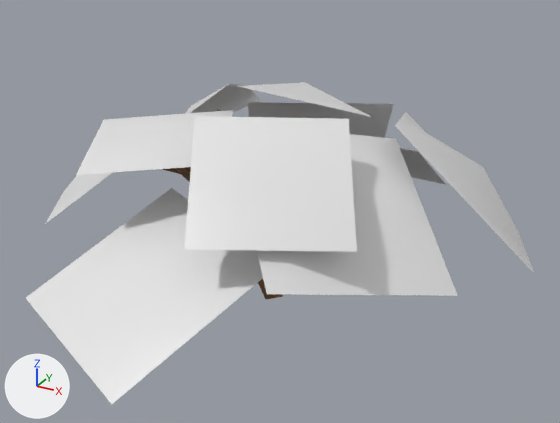
The FBX model HiddenHarmony/Assets/Models/Hub/Fern/FlatFern.fbx: old version first, new version second.
Camera for both pictures: a 50 mm camera at (0.529, -1.006, 0.65) aimed at (-0.052, 0.05, 0.122). Arrows for +X, +Y and +Z are at lower left; the lights stay in place. Where no turn or scale is listed for an object, it has been applied to the vertices.

Before the edit, the objects in view are built like this:
```python
me_plane_032 = bpy.data.meshes.new('Plane.032')
me_plane_032.from_pydata(...)  # 9 vertices, 4 faces; spans x -0.117..0.155, y -0.142..0.165, z -0.021..0.141
me_plane_032.materials.append(mat_lily)  # white #e7e7e7
me_plane_033 = bpy.data.meshes.new('Plane.033')
me_plane_033.from_pydata(...)  # 9 vertices, 4 faces; spans x -0.173..0.173, y -0.155..0.155, z -0.102..0.102
me_plane_033.materials.append(mat_lily)  # white #e7e7e7
me_plane_037 = bpy.data.meshes.new('Plane.037')
me_plane_037.from_pydata(...)  # 9 vertices, 4 faces; spans x -0.154..0.154, y -0.145..0.145, z -0.053..0.053
me_plane_037.materials.append(mat_lily)  # white #e7e7e7
ob_plane_002 = bpy.data.objects.new('Plane.002', me_plane_032)
ob_plane_002.location = (-0.392, -0.026, 0.102)
ob_plane_003 = bpy.data.objects.new('Plane.003', me_plane_033)
ob_plane_003.location = (-0.158, 0.409, 0.135)
ob_plane_007 = bpy.data.objects.new('Plane.007', me_plane_037)
ob_plane_007.location = (-0.084, 0.186, 0.278)
# also in view: 'Plane.000' at (-0.12, -0.23, 0.103); 'Plane.004' at (0.199, 0.26, 0.147); 'Plane.006' at (-0.22, -0.047, 0.257); 'Plane.008' at (0.031, -0.126, 0.255); 'Plane.024' at (0.006, 0.308, 0.149)
```
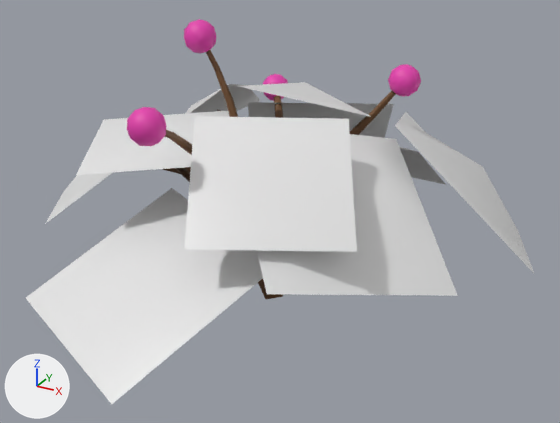
Pixel boxes (x1, y1, x2, y2) of what changed, in the pictures (560 x 423 px):
'Icosphere.001', added (pink)
    after: (127, 107, 166, 146)
'Icosphere.002', added (pink)
    after: (184, 19, 216, 53)
'Icosphere', added (pink)
    after: (388, 64, 421, 97)
'Cylinder', added (brown)
    after: (206, 50, 238, 117)
'Cylinder.002', added (brown)
    after: (350, 91, 396, 135)
'Cylinder.003', added
    after: (164, 130, 193, 155)
'Icosphere.003', added
    after: (263, 74, 288, 101)
'Cylinder.001', added
    after: (274, 96, 284, 118)

The change, as a diff of the scene's bpy script:
```diff
--- a/HiddenHarmony/Assets/Models/Hub/Fern/FlatFern.fbx.py
+++ b/HiddenHarmony/Assets/Models/Hub/Fern/FlatFern.fbx.py
@@ mat_glow @@
+mat_glow = principled_material('glow')
+mat_glow.base_color = (0.8, 0.0492, 0.425)  # pink #e73fae
@@ me_icosphere_002 @@
+me_icosphere_002.from_pydata(...)  # an icosphere of 80 faces spanning x -0.95..0.95, y -1.0..1.0, z -1.0..1.0
+me_icosphere_002.materials.append(mat_glow)  # pink #e73fae
@@ me_cylinder_002 @@
+me_cylinder_002.from_pydata(...)  # 36 vertices, 32 faces; spans x -1.97..9.2, y -2.4..2.86, z -1.5..0.84
+me_cylinder_002.materials.append(mat_material)  # brown #704c2a
@@ me_cylinder_003 @@
+me_cylinder_003.from_pydata(...)  # 36 vertices, 32 faces; spans x -1.97..9.03, y -2.21..2.66, z -1.49..0.84
+me_cylinder_003.materials.append(mat_material)  # brown #704c2a
@@ me_cylinder_004 @@
+me_cylinder_004.from_pydata(...)  # 36 vertices, 32 faces; spans x -1.97..9.04, y -2.06..2.67, z -1.49..0.84
+me_cylinder_004.materials.append(mat_material)  # brown #704c2a
@@ me_cylinder_001 @@
+me_cylinder_001.from_pydata(...)  # 36 vertices, 32 faces; spans x -1.1..9.9, y -1.28..2.15, z -1.53..0.65
+me_cylinder_001.materials.append(mat_material)  # brown #704c2a
@@ ob_icosphere_002 @@
+ob_icosphere_002 = bpy.data.objects.new('Icosphere.002', me_icosphere_002)
+ob_icosphere_002.location = (-0.187, 0.031, 0.407)
+ob_icosphere_002.scale = (-0.0272, -0.0272, -0.0272)
@@ ob_cylinder_001 @@
+ob_cylinder_001 = bpy.data.objects.new('Cylinder.001', me_cylinder_002)
+ob_cylinder_001.location = (-0.11, 0.122, 0.151)
+ob_cylinder_001.rotation_euler = (-1.129, -0.114, -0.104)  # degrees (-65, -6.5, -6)
+ob_cylinder_001.scale = (-0.012, -0.012, -0.147)
@@ ob_cylinder_002 @@
+ob_cylinder_002 = bpy.data.objects.new('Cylinder.002', me_cylinder_003)
+ob_cylinder_002.location = (-0.02, 0.085, 0.158)
+ob_cylinder_002.rotation_euler = (-0.556, 1.167, 0.195)  # degrees (-32, 67, 11)
+ob_cylinder_002.scale = (-0.012, -0.012, -0.147)
@@ ob_cylinder_003 @@
+ob_cylinder_003 = bpy.data.objects.new('Cylinder.003', me_cylinder_004)
+ob_cylinder_003.location = (-0.091, -0.056, 0.206)
+ob_cylinder_003.rotation_euler = (0.505, -0.201, 0.734)  # degrees (29, -12, 42)
+ob_cylinder_003.scale = (-0.0105, -0.0105, -0.129)
@@ ob_icosphere @@
+ob_icosphere = bpy.data.objects.new('Icosphere', me_icosphere_002.copy())
+ob_icosphere.location = (0.1, 0.201, 0.332)
+ob_icosphere.scale = (-0.0272, -0.0272, -0.0272)
@@ ob_icosphere_003 @@
+ob_icosphere_003 = bpy.data.objects.new('Icosphere.003', me_icosphere_002.copy())
+ob_icosphere_003.location = (-0.208, 0.316, 0.256)
+ob_icosphere_003.scale = (-0.0272, -0.0272, -0.0272)
@@ ob_cylinder @@
+ob_cylinder = bpy.data.objects.new('Cylinder', me_cylinder_001)
+ob_cylinder.location = (-0.097, 0.037, 0.208)
+ob_cylinder.rotation_euler = (-0.108, 0.0479, 0.0946)  # degrees (-6.2, 2.7, 5.4)
+ob_cylinder.scale = (-0.0104, -0.0104, -0.127)
@@ ob_icosphere_001 @@
+ob_icosphere_001 = bpy.data.objects.new('Icosphere.001', me_icosphere_002.copy())
+ob_icosphere_001.location = (-0.105, -0.221, 0.338)
+ob_icosphere_001.scale = (-0.0272, -0.0272, -0.0272)
```
